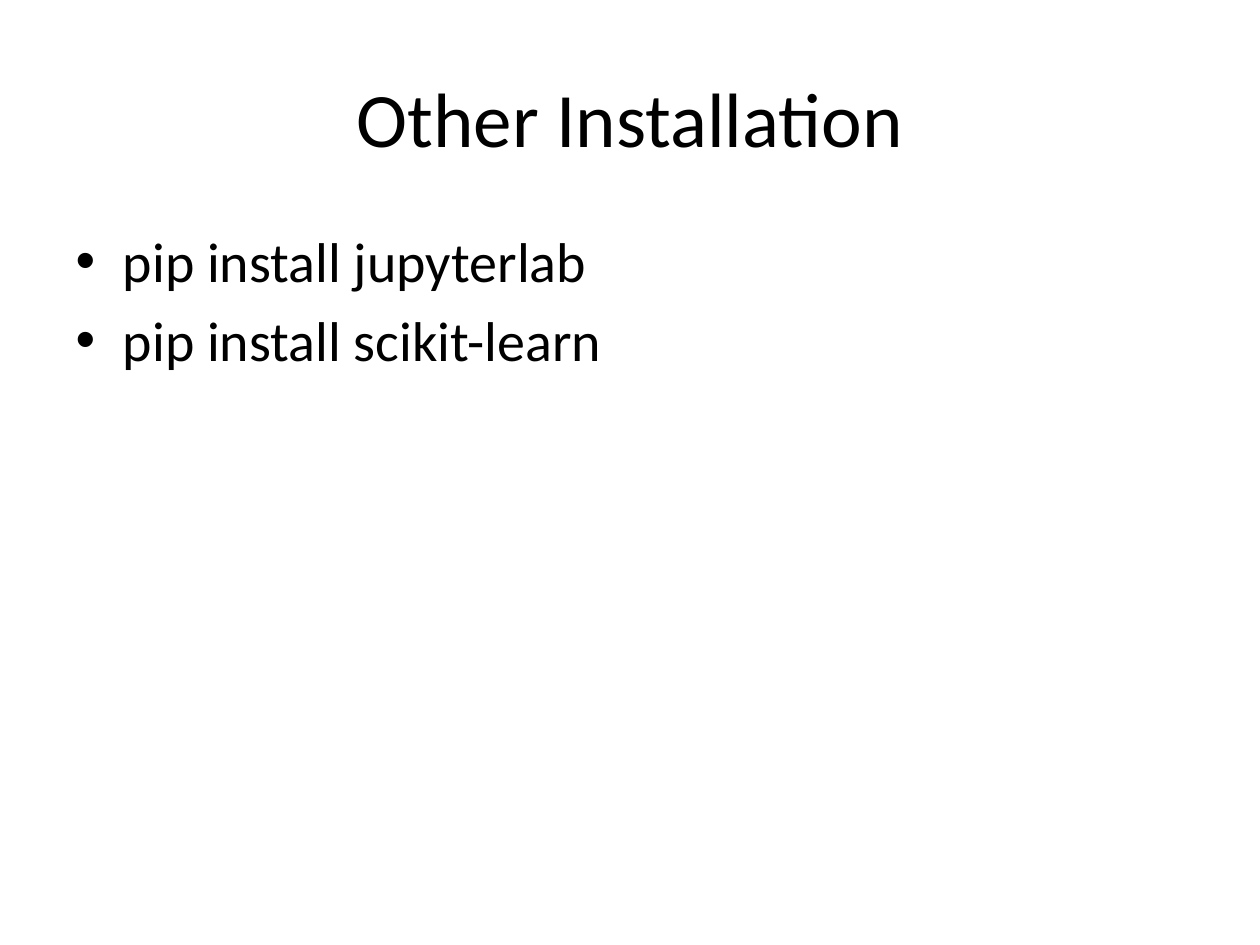
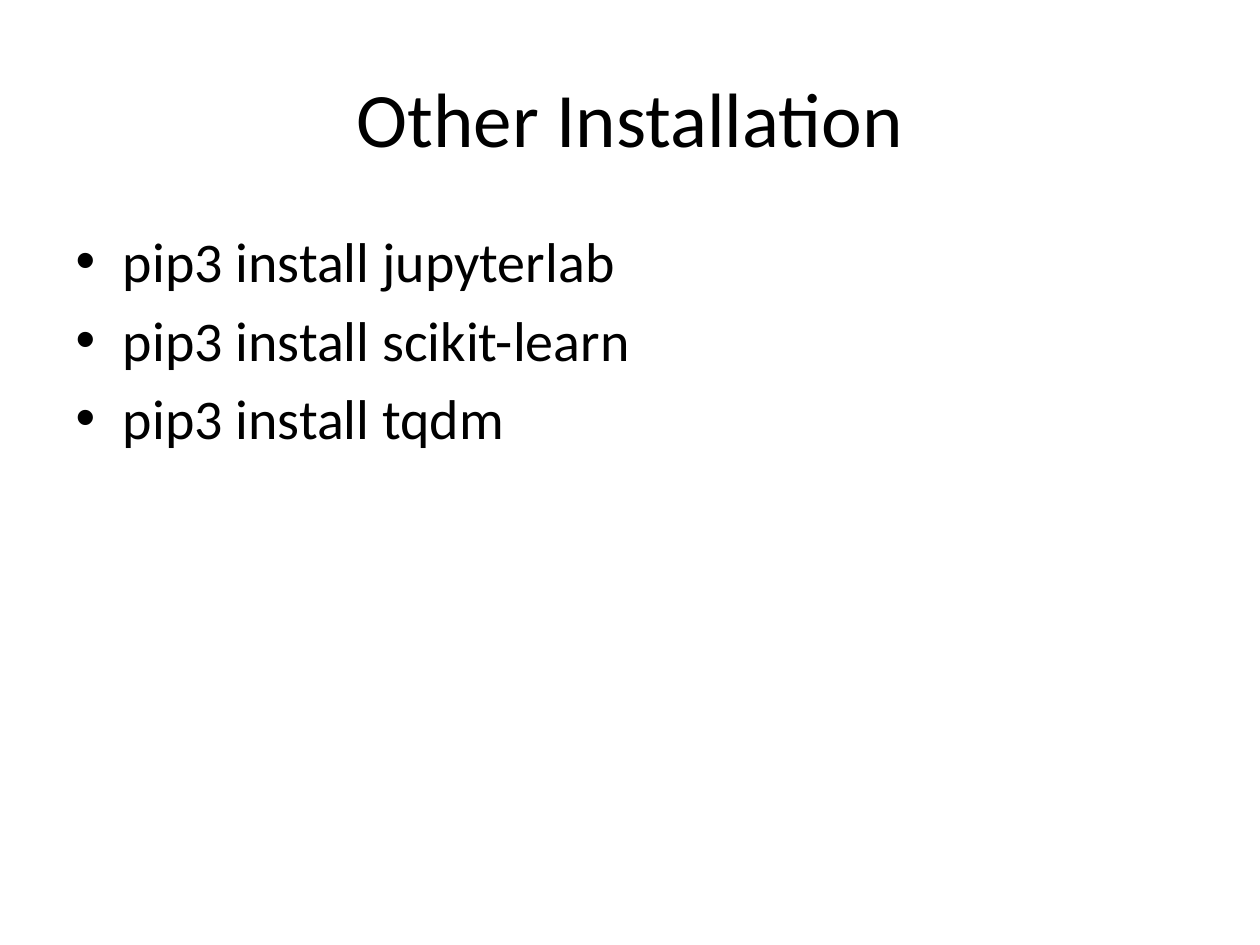
Before and after one commit to skyap/Intro-AI-Robotics, a slide deck: slide 8 of slides/01.Logistics.pptx (slide 6 before the commit). Drawn at 1260x945 pixels with LibreOffice and Linux fonts; fonts in the diff are those of the drawing. Boxes give left, top, right and bottom in pixels: in the first picture for what was removed or moved away, otherwise in the second. Text is boxed around its words. In the diff, an @@ line names an element or a change of style, - is before the commit and + after.

```diff
--- a/slides/01.Logistics.pptx
+++ b/slides/01.Logistics.pptx
@@ text at <box>123,243,629,448</box>: text changed @@
-• pip install jupyterlab
-• pip install scikit-learn
+• pip3 install jupyterlab
+• pip3 install scikit-learn
+• pip3 install tqdm
```
Also in this commit, not shown: 4 other slides changed, 2 slides added, 16 other files.
